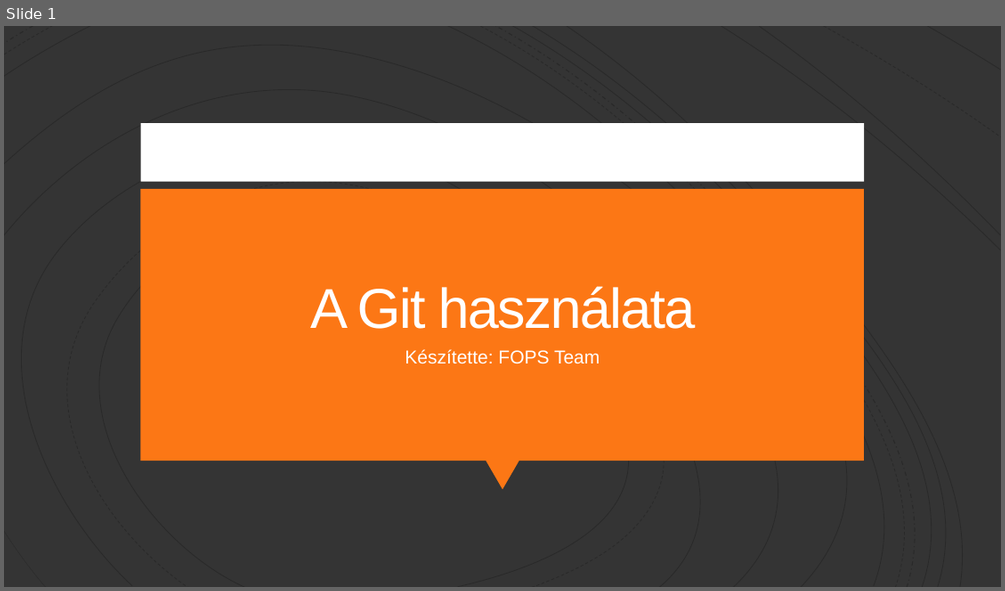
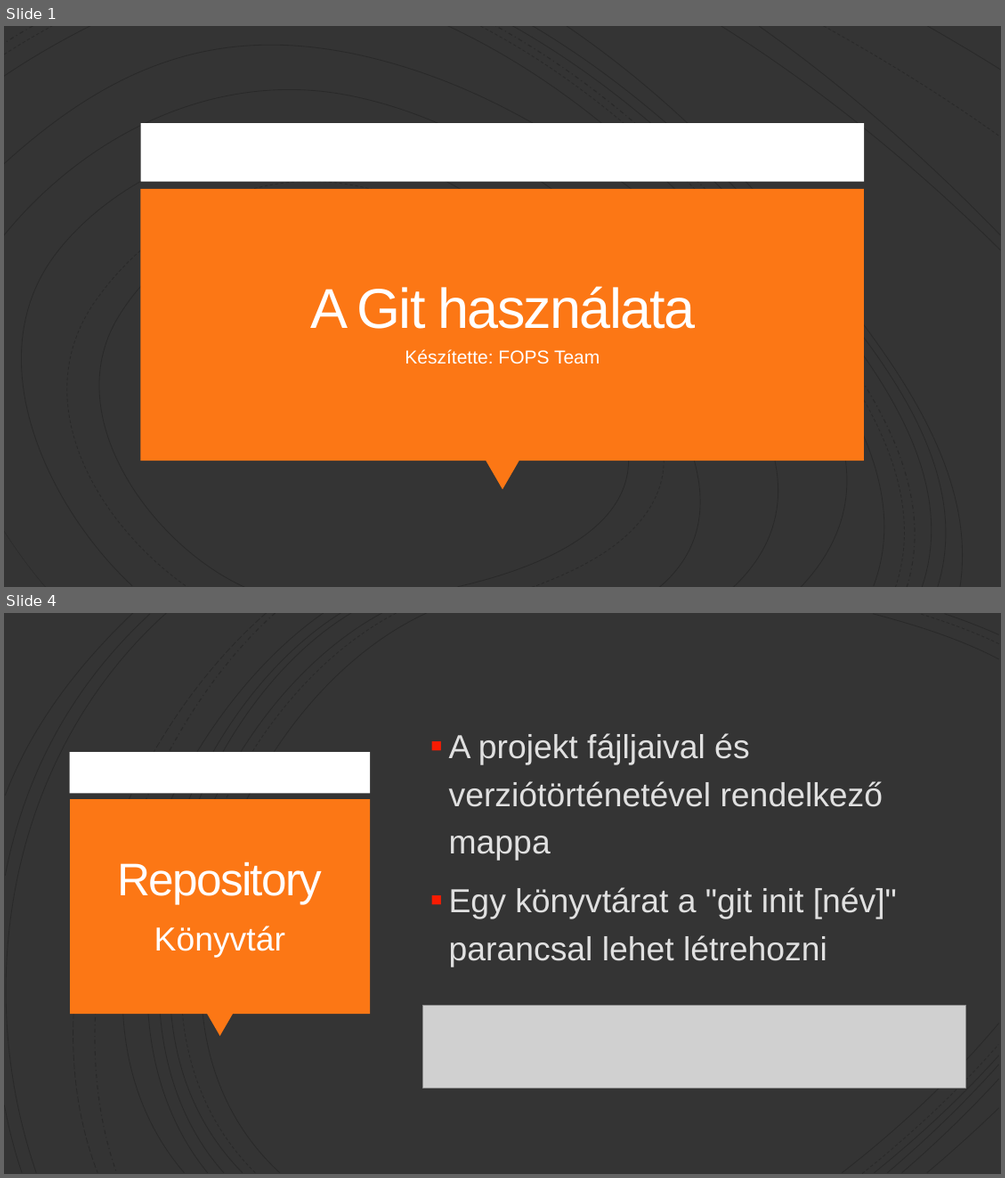
Before and after one commit to Peter-2007/FOPS, a slide deck: FOPS_Git.pptx. Shown one above the other, each under a label of ours: slide 1 before the commit, slides 1 and 4 after it; the slides between them are not shown. The pictures are 1005x591 and 1005x1178 pixels, drawn with LibreOffice and Linux fonts; fonts in the diff are those of the drawing; grey boxes stand for pictures. Boxes give left, top, right and bottom in pixels: in the first picture for what was removed or moved away, otherwise in the second. Text is boxed around its words. In the diff, an @@ line names an element or a change of style, - is before the commit and + after.

```diff
--- a/FOPS_Git.pptx
+++ b/FOPS_Git.pptx
@@ slide 4 added at (x1=4, y1=613, x2=1001, y2=1174), background #343434 @@
@@ group added at (x1=4, y1=613, x2=999, y2=1174): 21 freeform shapes @@
@@ text added at (x1=449, y1=733, x2=897, y2=966), 32 pt, text #E0E0E0 @@
+▪ A projekt fájljaival és verziótörténetével rendelkező mappa
+▪ Egy könyvtárat a "git init [név]" parancsal lehet létrehozni
@@ rectangle added at (x1=70, y1=752, x2=371, y2=793), fill #FFFFFF @@
@@ rectangle added at (x1=70, y1=799, x2=370, y2=1013), fill #FC7715 @@
@@ title added at (x1=118, y1=861, x2=323, y2=904), 44 pt, text #FFFEFF @@
+Repository
@@ text added at (x1=154, y1=925, x2=285, y2=957), 32 pt, text #FFFEFF @@
+Könyvtár
@@ picture added at (x1=423, y1=1005, x2=966, y2=1087) @@
@@ triangle added at (x1=207, y1=1013, x2=233, y2=1037), fill #FC7715 @@
```
Also in this commit, not shown: 11 other slides added, 1 slide removed, 1 other file.
